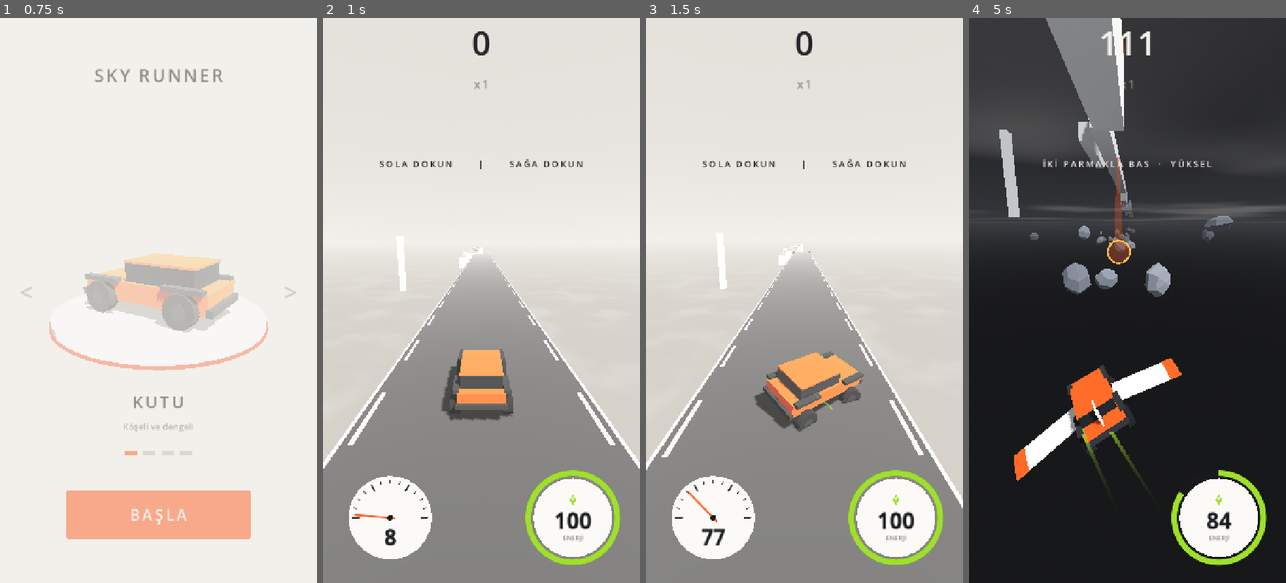
Above: before the commit, frames 1-4 (left to right).
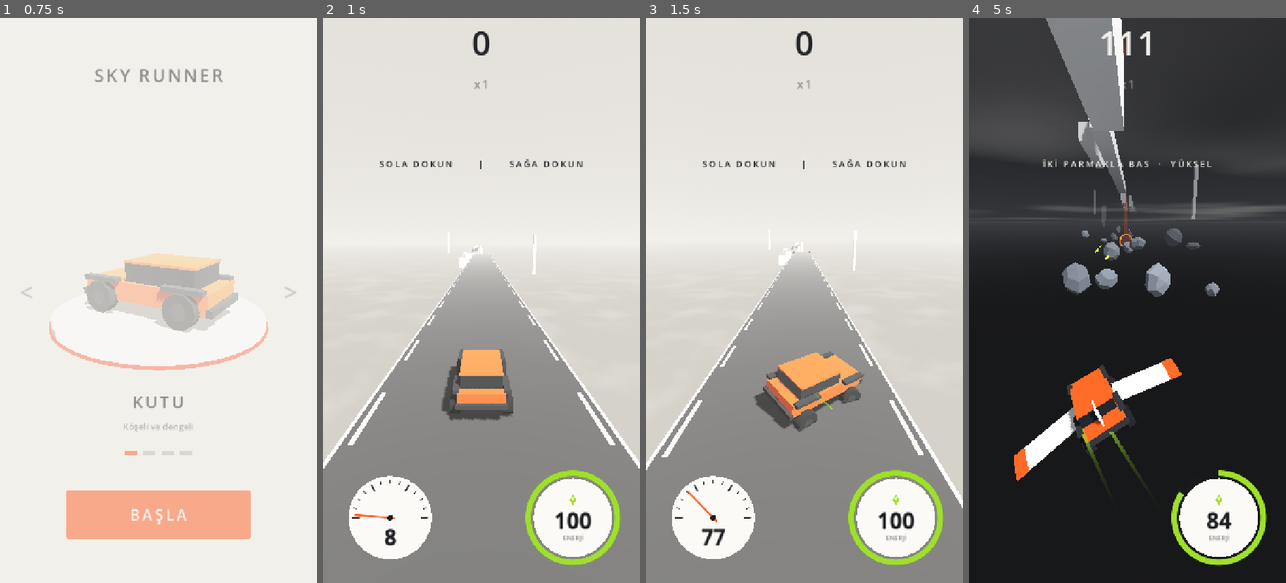
Above: after the commit, the same moments.

Repository: basarbellisan/Runny
Game: Godot game, scene res://scenes/menu.tscn
The game is run twice, just before and just after one commit, with the same random seed, the same clock (stepped at 60 frames per second) and the same inputs.
Inputs (mouse positions are in pixels of both pictures, inside the frame that each line leads up to):
- Up to frame 1 (0.75 s): click "BAŞLA" at 0.5 s
- Up to frame 2 (1 s): no input
- Up to frame 3 (1.5 s): tap Enter at 1.25, 1.35 s; move the mouse to (874, 272) at 1.27 s; hold D from 1.28 s (still down); click (874, 272) at 1.42 s
- Up to frame 4 (5 s): tap Space at 1.52, 4.52 s; release D at 2 s; drag from (1064, 328) to (1111, 413) at 2.02 s; move the mouse to (1159, 176) at 2.77 s; hold D 2.78-3.5 s; tap Enter at 2.85, 4.35 s; drag from (1111, 413) to (1032, 215) at 3.52 s; move the mouse to (1222, 385) at 4.27 s; hold A from 4.28 s (still down)

Frame 1 is identical in both runs. In frame 2, 0.2% of the frame differs, in the area x 23-68%, y 40-49%; in frame 3, 0.2%; in frame 4, 2.0%, in the area x 9-84%, y 19-50%.

Commit message:
Gap filler from the user's pattern drawings
- after each main road is built, empty flat stretches longer than 1.2 s get a
  single block or half gravel (random spot/side/count); starts 1 s after
  landing but past the farthest full-boost landing; landing zone gets short
  gravel only; slopes, bumps (+ their flight), banked parts, ramp approaches
  and post-gravel recovery are skipped; network return landings are filled
- islands: gravel patches (whole or half island, also on landing), ending
  ~0.7 s before takeoff; last island goes through the filler
- fork: easy branch filled, half gravel on the hard branch, big gravel on the
  merge road
- dead ends end in a full-width block
- autopilot: steers for the gap when a block row is right after its landing;
  dead-end test leaves the dead end sideways before its end block
- tuning panel: max empty time, first obstacle after landing

Co-Authored-By: Claude Opus 5.5 <noreply@anthropic.com>
Claude-Session: https://claude.ai/code/session_016S88RPn945sNcGg6oLe6PH

Diff:
--- a/scripts/autopilot.gd
+++ b/scripts/autopilot.gd
@@ -57,7 +57,14 @@
 			return Vector2(_dive_dir, 0.0)
 
 	if seek_dead_ends and current != null and current.dead_end:
-		return Vector2.ZERO  # çıkmazda dümdüz git, sonunda düş
+		# Çıkmazın ucunda blok var: sona ~0.8 sn kala ana yolun ters yanından düş
+		if (pos.z - current.z_end) / maxf(car.forward_speed, 1.0) < 0.8:
+			var main_x := pos.x
+			for s in roads.main_segments_ahead(pos.z + 2.0):
+				main_x = s.x
+				break
+			return Vector2(signf(pos.x - main_x) if main_x != pos.x else 1.0, 0.0)
+		return Vector2.ZERO  # çıkmazda dümdüz git
 	if seek_side and car.mode == Car.Mode.DRIVE and current != null:
 		var side_input := _side_input(current, pos)
 		if not is_nan(side_input):
@@ -136,6 +143,18 @@
 		if absf(land_x - aim) < target.width * 0.3:
 			return Vector2.ZERO
 		return Vector2(signf(aim - land_x), 0.0)
+	if current == null and target != null and not car.is_on_floor():
+		# Havada: ineceğimiz yerin hemen önünde blok sırası varsa geçidine yönel
+		var t_l := maxf(car._time_to_fall_to(target.top_at(pos.z)), 0.0)
+		var lz := pos.z + car.velocity.z * t_l
+		var close := false
+		for o in target.obstacles:
+			if not o.gravel and not o.get("ramp", false) and o.z0 < lz + 2.0 and o.z0 > lz - car.forward_speed * 0.6:
+				close = true
+		if close and lz < target.z_start and lz > target.z_end:
+			var gap_x := _dodge(target, Vector3(pos.x + car.velocity.x * t_l, target.top, lz))
+			if not is_nan(gap_x):
+				return Vector2(_toward(gap_x - pos.x, 0.25), 0.0)
 	if not car.is_on_floor() and car.velocity.y < 0.0:
 		# İnerken: önce gövdeyi düzle (direksiyon yatırır), sonra az az hizalan
 		# (Eğik rampadan kalkınca gövde biraz yatık olur; o kadarı temiz inişe engel değil)
--- a/scripts/road_generator.gd
+++ b/scripts/road_generator.gd
@@ -192,6 +192,10 @@
 @export var crystal_need_range := Vector2(0.3, 1.6)
 ## Kristaller hep tek sıra, yol boyunca bu aralıkla (m)
 @export var crystal_spacing := 6.0
+## Ana yolda en uzun engelsiz düzlük (sn): daha uzunsa araya tek blok ya da yarım
+## çakıl girer. İnişten bu kadar sn sonrasından pist bölgesine kadar geçerli.
+@export var max_empty_time := 1.2
+@export var fill_after_landing := 1.0
 ## Kristallerin kolay yerlerde (iniş, pist) olan payı (baş, son)
 @export var crystal_easy_share := Vector2(0.6, 0.15)
 ## Arz ve kolay payın son değerine indiği mesafe (m)
@@ -699,6 +703,8 @@
 	elif mood == "" and not banked and travelled > obstacles_from:
 		# Kalıbın içindeki kısa düz yol (rampa yolu, basamak...) da boş kalmasın
 		_fill_events(seg, v, z_start - _clear_start(v, land_far), seg.z_end + _clear_end(v), "orta", -1, true)
+	if not banked and travelled > obstacles_from:
+		_fill_gaps(first, v, land_far)
 	_road_crystals(first, v, travelled)
 	_add_decor(first)
 	return seg
@@ -818,10 +824,19 @@
 		seg.fork_id = fork_id
 		# Alçak (kolay) kol da boş kalmasın
 		_fill_events(seg, v, p.zs - _v_boost(v) * 0.6 - 10.0, p.ze + _clear_end(v), "yoğun")
+		_fill_gaps(seg, v)
 	for p in plan_h:
 		var seg := _add_segment(p.x, p.top, p.end, p.w, p.zs, p.ze, true, true)
 		seg.route = 2
 		seg.fork_id = fork_id
+		# Zor kolun düz yollarında yarım çakıl (dar yolda: kenardan atabilir)
+		if absf(p.end - p.top) < 0.3 and _rng.randf() < 0.6:
+			var gl := v * _rng.randf_range(0.2, 0.3)
+			var room: float = (p.zs - p.ze) - v * 1.0 - _clear_end(v)
+			if room > gl:
+				var gz: float = p.zs - v * 1.0 - _rng.randf_range(0.0, room - gl)
+				var left := _rng.randf() < 0.5
+				_add_gravel(seg, seg.x - seg.width * 0.5 if left else seg.x, seg.x if left else seg.x + seg.width * 0.5, gz, gl)
 	var m_w := absf(x_l - x_h) + maxf(end_l.w, end_h.w)
 	var v_full := v + minf(v * car.boost_bonus, car.boost_max_extra)
 	var m_len := v * _rng.randf_range(2.0, 2.6)
@@ -834,7 +849,16 @@
 	var m_far := 0.0
 	for e in [[end_h, g_h], [end_l, g_l]]:
 		m_far = maxf(m_far, car_len + v_full * _flight_time(m_top - e[0].end, car.launch_velocity) - e[1])
+	# Geniş birleşme yolunda büyük çakıl (yarı genişlik), sonra boşluklar dolar
+	if _rng.randf() < 0.7:
+		var gl := v * _rng.randf_range(0.3, 0.5)
+		var room := (m_start - merge.z_end) - v * 0.3 - _clear_end(v) - v * 1.0
+		if room > gl:
+			var gz := m_start - v * 0.3 - _rng.randf_range(0.0, room - gl)
+			var left := _rng.randf() < 0.5
+			_add_gravel(merge, merge.x - merge.width * 0.5 if left else merge.x, merge.x if left else merge.x + merge.width * 0.5, gz, gl)
 	_fill_events(merge, v, m_start - _clear_start(v, m_far), merge.z_end + _clear_end(v), "orta", -1, true)
+	_fill_gaps(merge, v)
 	_add_decor(merge)
 	stats.forks = fork_id
 	return merge
@@ -887,6 +911,8 @@
 	var top := maxf(prev.top_end - drop, MIN_LEVEL)
 	var s := _add_segment(x, top, top, w, main_seg.z_start, main_seg.z_start - length, false)
 	s.dead_end = true
+	# Ucunda tam genişlik blok: çıkmaza girilirse sonunda zamanında yandan atlamak gerek
+	_add_block(s, s.x - w * 0.5, s.x + w * 0.5, s.z_end + 1.4, 1.2)
 	stats.dead_ends += 1
 	_avoid_side = signf(x - main_seg.x)
 	_avoid_count = 3
@@ -1303,6 +1329,92 @@
 	for sg in built:
 		_validate_rows(sg, v)
 	return built[0]
+
+
+## Uzun boş düzlük kalmasın: ana yolun (bitişik parçalarıyla) inişten fill_after_landing
+## sn sonrasından pist bölgesine kadar, max_empty_time'dan uzun engelsiz aralıklarına
+## tek blok ya da yarım çakıl girer (yeri, yanı ve sayısı her seferinde değişir).
+## Yokuş, tümsek ve yatık parçalar kendisi manevra sayılır. Yol ağındaki dönüş
+## inişleri de dolar: inen araba havada yön verip yerini seçer.
+func _fill_gaps(first: Segment, v: float, land_far := 0.0) -> void:
+	var chain: Array[Segment] = [first]
+	while chain[-1].next_flush:
+		chain.append(chain[-1].next_flush)
+	# Tam gazla en uzak inişten sonra da biraz pay (havada yön verip yer seçilir)
+	var z_from := first.z_start - maxf(v * fill_after_landing, land_far + v * 0.25)
+	var z_to := chain[-1].z_end + _clear_end(v)
+	if z_from - z_to < v * max_empty_time:
+		return
+	# Meşgul aralıklar (yakın z, uzak z)
+	var busy: Array[Vector2] = []
+	for i in chain.size():
+		var sg := chain[i]
+		if absf(sg.top_end - sg.top) > 0.3 or (sg.bank_a.size() > 0 and not sg.ramp):
+			# Yokuş/tümsek parçası kendisi manevra; tümsekten fırlayınca iniş yeri de boş
+			busy.append(Vector2(sg.z_start, sg.z_end - (v * 1.4 if i > 0 or sg.next_flush else 0.0)))
+		if i > 0 and (absf(sg.x - chain[i - 1].x) > 0.5 or absf(sg.width - chain[i - 1].width) > 0.5):
+			busy.append(Vector2(sg.z_start + v * 0.3, sg.z_start - v * 0.3))
+		for o in sg.obstacles:
+			if o.get("ramp", false):
+				# Rampaya yaklaşma payı
+				busy.append(Vector2(o.z0 + v * 0.5, o.z1))
+			elif o.gravel:
+				# Çakıldan sonra sendeleme payı
+				busy.append(Vector2(o.z0, o.z1 - v * 1.0))
+			else:
+				busy.append(Vector2(o.z0, o.z1))
+	# Ana yolun üstündeki rampa parçaları (yol ağı, adalar)
+	for r in segments:
+		if r.ramp and r.z_start <= first.z_start and r.z_end >= z_to - 1.0:
+			for sg in chain:
+				if absf(r.x - sg.x) < sg.width * 0.5 and r.z_start <= sg.z_start and r.z_end >= sg.z_end - 1.0:
+					busy.append(Vector2(r.z_start + v * 0.5, r.z_end))
+	busy.sort_custom(func(a: Vector2, b: Vector2) -> bool: return a.x > b.x)
+	var hw: float = car.model.half_width if car.model else 1.1
+	var lane := maxf(3.4, hw * 2.0 + 1.3)
+	# İniş bölgesi de sayılır ama oraya yalnız çakıl girer (inen arabayı öldürmez)
+	var land_edge := z_from
+	var cur := first.z_start - v * 0.3
+	busy.append(Vector2(z_to, z_to))
+	for b in busy:
+		var gap := cur - maxf(minf(b.x, cur), z_to)
+		if gap > v * max_empty_time:
+			var n := int(ceil(gap / (v * max_empty_time))) - 1
+			var step := gap / (n + 1)
+			for k in n:
+				var z := cur - step * (k + 1) + _rng.randf_range(-0.15, 0.15) * step
+				var host: Segment = null
+				for sg in chain:
+					if z <= sg.z_start - 1.0 and z - 1.2 >= sg.z_end:
+						host = sg
+				if host == null:
+					continue
+				var after := z - (cur - gap)
+				if z > land_edge:
+					# İniş bölgesinde: kısa çakıl, ardından toparlanma payı
+					var gl2 := minf(v * 0.22, 14.0)
+					if after - gl2 >= v * 1.0 and host.width >= 5.5:
+						if _rng.randf() < 0.5:
+							_add_gravel(host, host.x - host.width * 0.5, host.x + host.width * 0.5, z, gl2)
+						else:
+							var left2 := _rng.randf() < 0.5
+							_add_gravel(host, host.x - host.width * 0.5 if left2 else host.x,
+								host.x if left2 else host.x + host.width * 0.5, z, gl2)
+						stats["dolgu"] = int(stats.get("dolgu", 0)) + 1
+					continue
+				if host.width >= lane + 1.4 and (_rng.randf() < 0.75 or after < v * 1.1):
+					_single_block(host, z, lane)
+				elif after >= v * 1.1 and host.width >= 3.0:
+					var gl := minf(v * 0.2, 12.0)
+					var left := _rng.randf() < 0.5
+					_add_gravel(host, host.x - host.width * 0.5 if left else host.x,
+						host.x if left else host.x + host.width * 0.5, z, gl)
+				stats["dolgu"] = int(stats.get("dolgu", 0)) + 1
+		cur = minf(cur, b.y)
+		if cur <= z_to:
+			break
+	for sg in chain:
+		_validate_rows(sg, v)
 
 
 ## Boş bir yol aralığını (ağın parçaları arası, yan yollar) engel olaylarıyla doldurur
@@ -1981,6 +2093,21 @@
 					_add_gravel(sg, sg.x - sg.width * 0.5 if left else sg.x + sg.width * 0.5 - gw,
 						sg.x - sg.width * 0.5 + gw if left else sg.x + sg.width * 0.5, bz, 10.0)
 				_validate_rows(sg, v)
+			# Çakıl yaması (adanın tamamı ya da yarısı): inişte de olabilir (öldürmez,
+			# yavaşlatır), kalkıştan en az ~0.7 sn önce biter ki yavaşlayan araba yetişsin
+			if not last and sg.obstacles.is_empty() and _rng.randf() < 0.5:
+				var gl := clampf(v * _rng.randf_range(0.18, 0.28), 8.0, 18.0)
+				var g_end := sg.z_end + (r_len if end != "hop" else 0.0) + v * 0.7
+				var room := sg.z_start - 2.0 - g_end - gl
+				if room > 0.0:
+					var gz := sg.z_start - 2.0 - _rng.randf_range(0.0, room)
+					if _rng.randf() < 0.5:
+						_add_gravel(sg, sg.x - sg.width * 0.5, sg.x + sg.width * 0.5, gz, gl)
+					else:
+						var left := _rng.randf() < 0.5
+						_add_gravel(sg, sg.x - sg.width * 0.5 if left else sg.x, sg.x if left else sg.x + sg.width * 0.5, gz, gl)
+			if last:
+				_fill_gaps(sg, v)
 			# Yan adalar kristalli (zor seçim ödüllü), ana adada bazen
 			if (sg != main_seg or _rng.randf() < 0.3) and za - zb > 8.0:
 				var gx := sg.x + _rng.randf_range(-0.2, 0.2) * sg.width
--- a/scripts/tuning.gd
+++ b/scripts/tuning.gd
@@ -38,6 +38,8 @@
 	["ENERJİ", "roads", "crystal_need_range:x", "Depo doluyken kristal katı", 0, 2, 0.05],
 	["ENERJİ", "roads", "crystal_need_range:y", "Depo boşken kristal katı", 0, 4, 0.05],
 	["ENERJİ", "roads", "crystal_spacing", "Kristal aralığı (m)", 3, 15, 0.5],
+	["YOLLAR", "roads", "max_empty_time", "En uzun boş düzlük (sn)", 0.6, 4, 0.1],
+	["YOLLAR", "roads", "fill_after_landing", "İnişten sonra ilk engel (sn)", 0.4, 3, 0.1],
 	["ENERJİ", "game", "wing_reserve", "Düşünce kanat yedeği", 0, 100, 1],
 	["GAZ", "car", "gravel_speed", "Çakılda hız oranı", 0.3, 1, 0.02],
 	["GAZ", "car", "gravel_grip", "Çakılda tutuş", 0.05, 1, 0.05],
Not shown, changed: README.md
